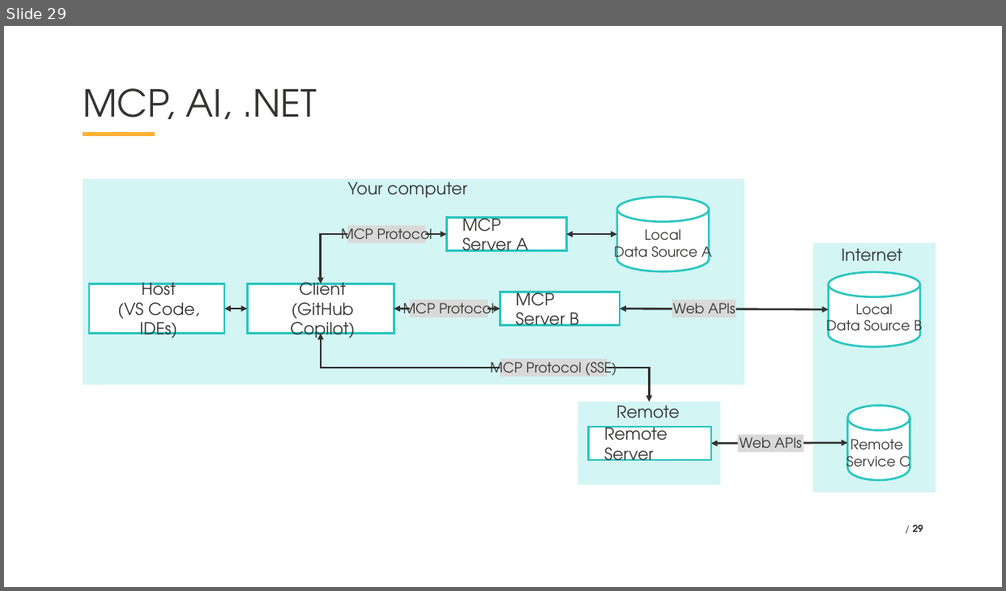
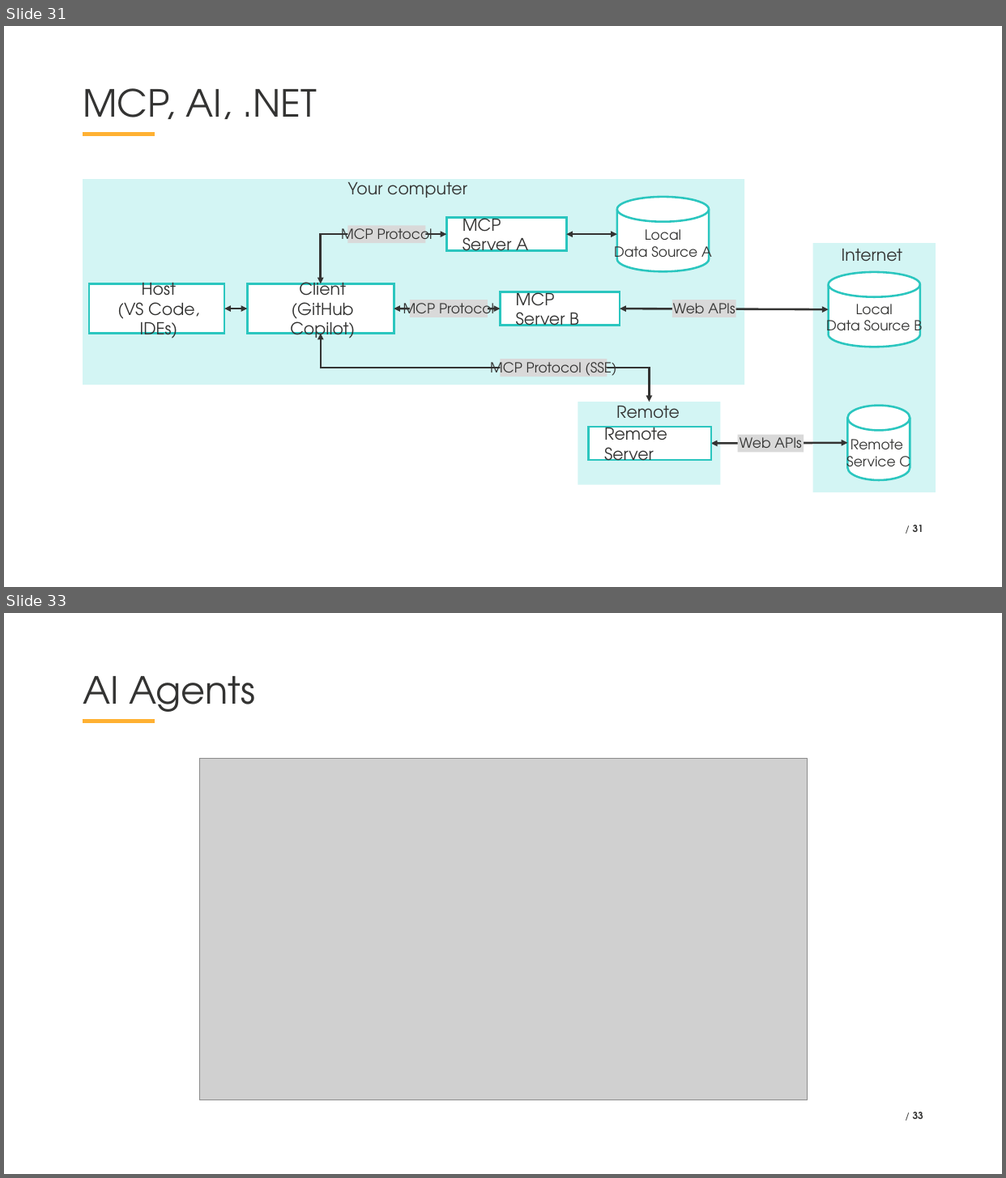
Before and after one commit to VladislavAntonyuk/AICalendar, a slide deck: .NET Conf 2025 - Ukraine (Eng).pptx. Shown one above the other, each under a label of ours: slide 29 before the commit, slides 31 and 33 after it; the slides between them are not shown. The pictures are 1006x591 and 1006x1178 pixels, drawn with LibreOffice and Linux fonts; fonts in the diff are those of the drawing; grey boxes stand for pictures; background and template pictures are left out. Boxes give left, top, right and bottom in pixels: in the first picture for what was removed or moved away, otherwise in the second. Text is boxed around its words. In the diff, an @@ line names an element or a change of style, - is before the commit and + after.

```diff
--- a/.NET Conf 2025 - Ukraine (Eng).pptx
+++ b/.NET Conf 2025 - Ukraine (Eng).pptx
@@ slide 33 added at (4,613,1002,1174), background #FFFFFF; not listed: 1 template element that a slide beside it also shows @@
@@ title added at (83,676,255,722), 54 pt, text #333332 @@
+AI Agents
@@ picture added at (199,758,807,1100) @@
@@ page number added at (913,1112,923,1119), 14 pt, text #333332, bold @@
+/ 33
@@ what was slide 29 is now slide 31 @@
@@ page number at (913,525,923,532): text changed @@
-/ 29
+/ 31
```
Also in this commit, not shown: 13 slides changed, 7 other slides added, 1 slide removed.
